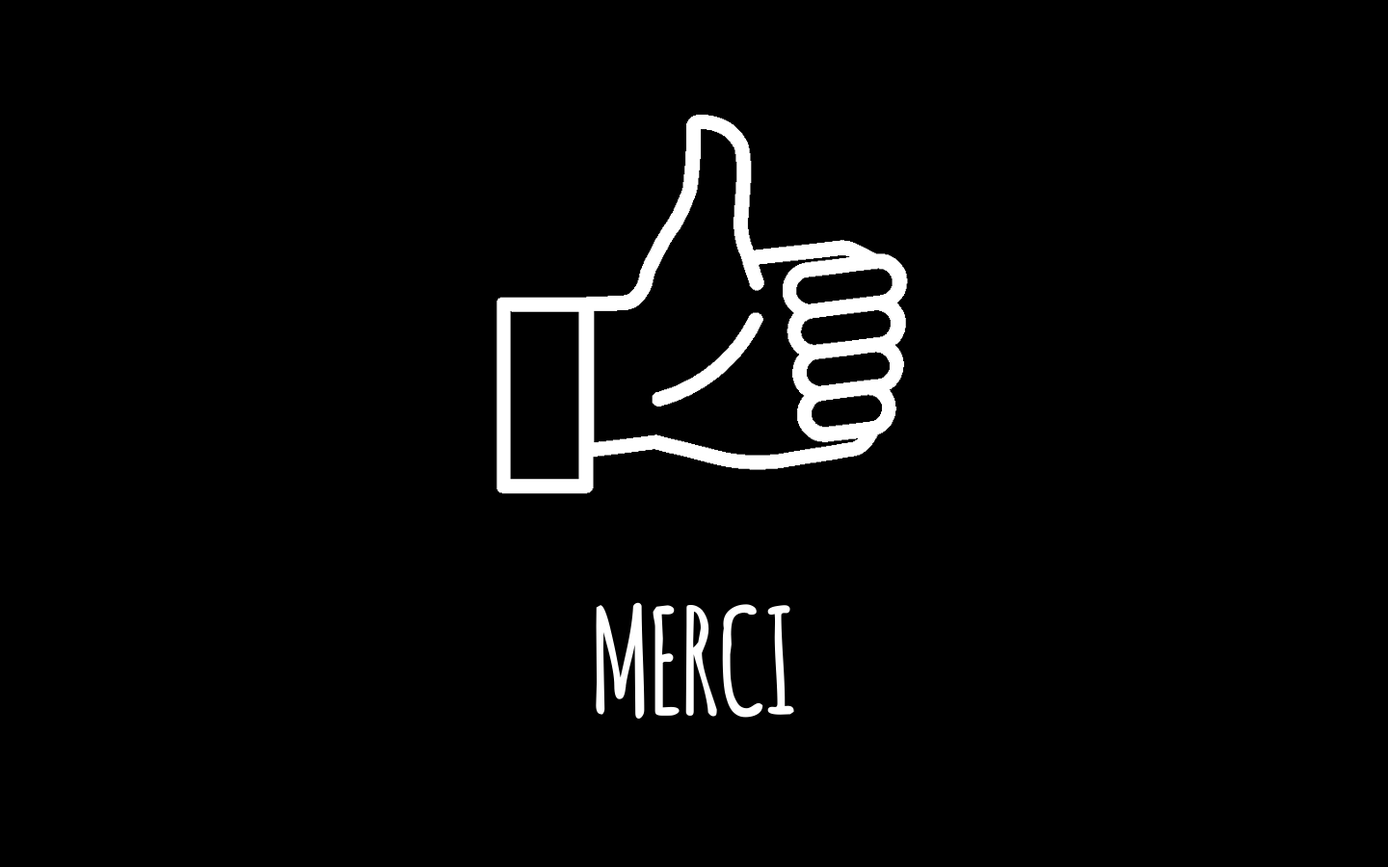
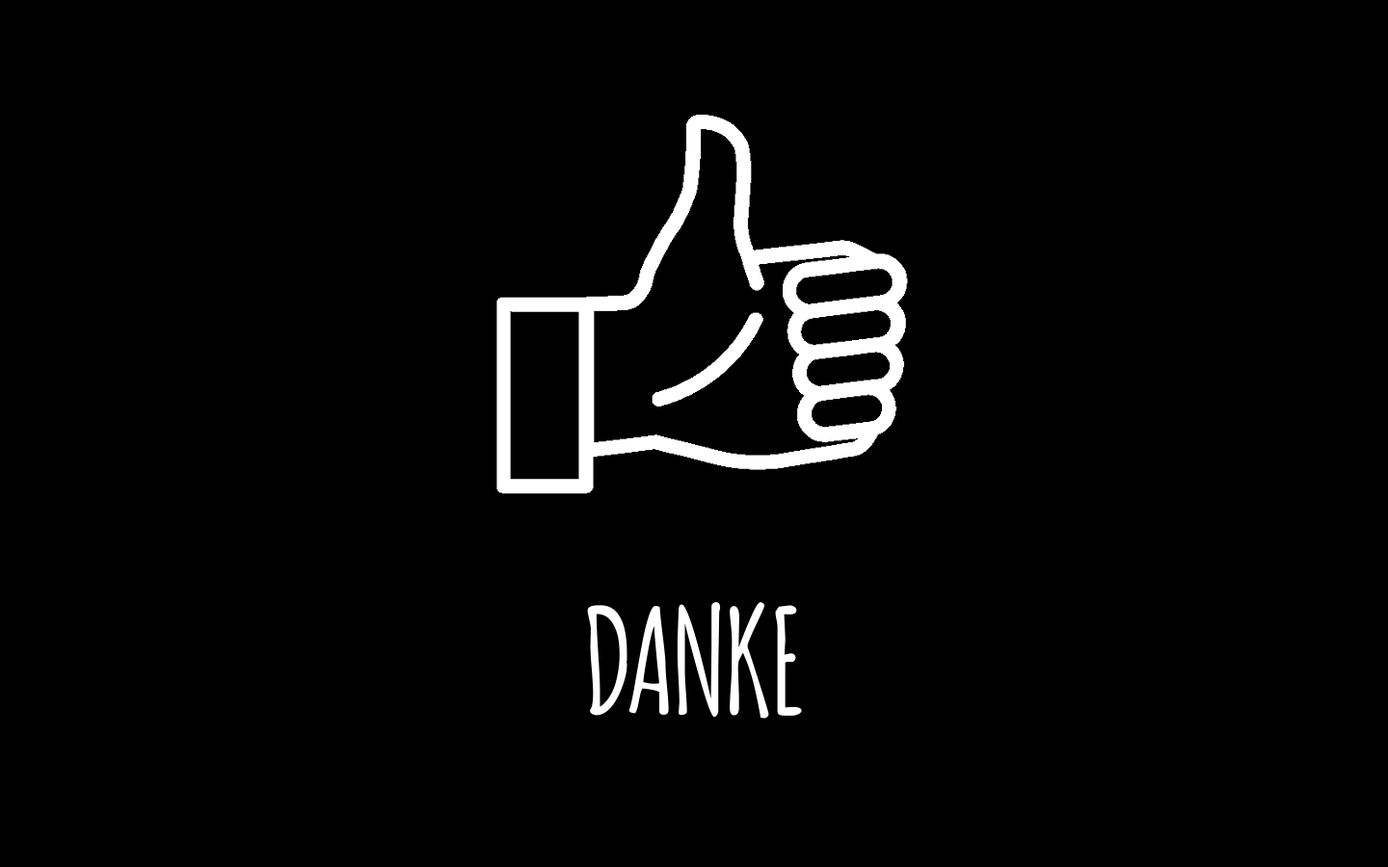
The second w=1388, h=867 image is a revision of the first. Changes to its layers:
renamed "MERCI" to "FR - MERCI", hid it over [595, 602, 795, 719]
added layer "DE - DANKE" above "EN - THANKS" over [586, 602, 802, 719]
